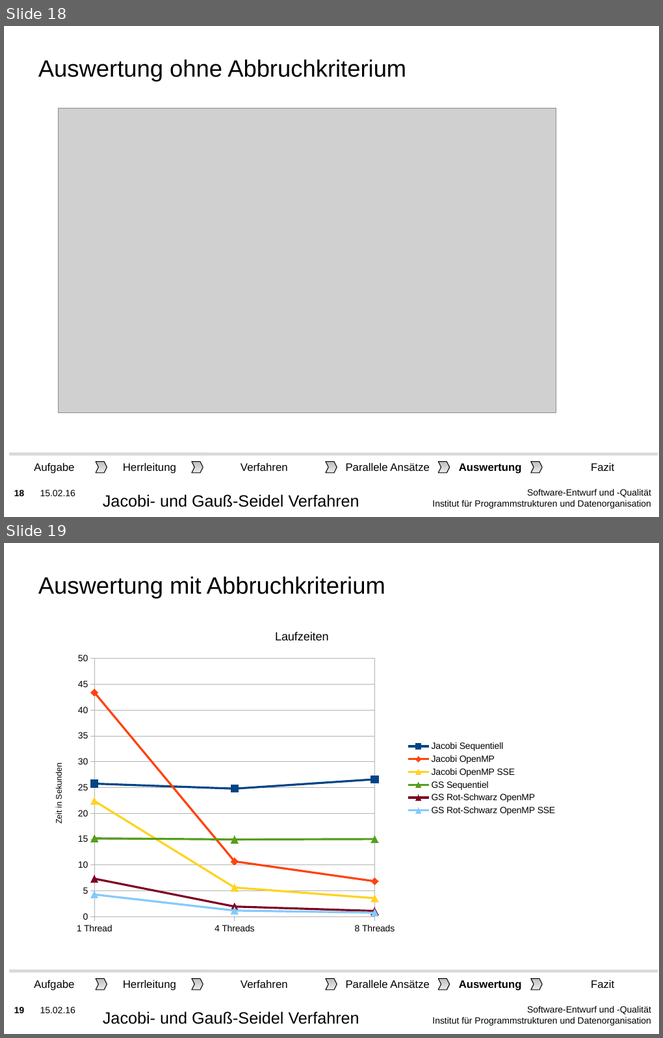
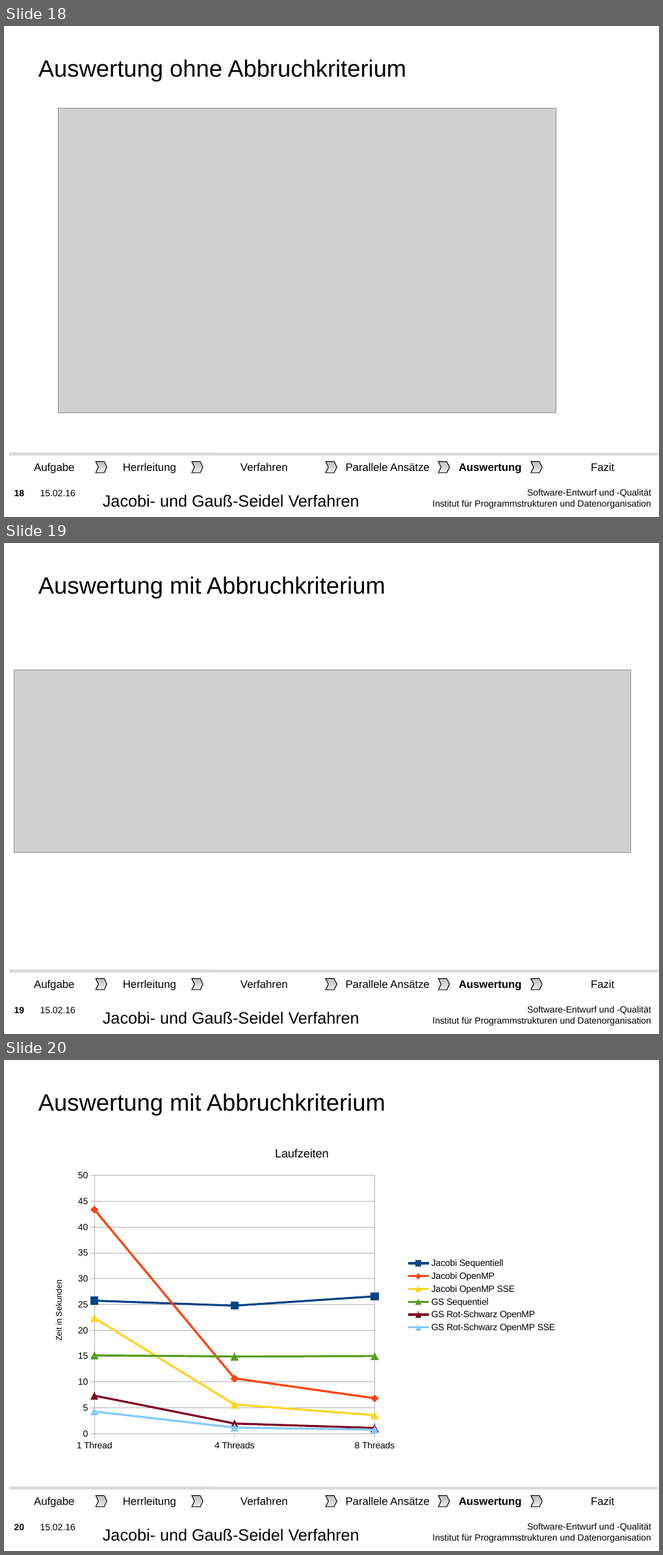
Before and after one commit to lutteropp/parallelDG, a slide deck: präsident/KIT-Masterslides-DE-SDQ.odp. Shown one above the other, each under a label of ours: slides 18 and 19 before the commit, slides 18, 19 and 20 after it. The pictures are 663x1038 and 663x1555 pixels, drawn with LibreOffice and Linux fonts; fonts in the diff are those of the drawing; grey boxes stand for pictures; background and template pictures are left out. Boxes give left, top, right and bottom in pixels: in the first picture for what was removed or moved away, otherwise in the second. Text is boxed around its words. In the diff, an @@ line names an element or a change of style, - is before the commit and + after.

```diff
--- a/präsident/KIT-Masterslides-DE-SDQ.odp
+++ b/präsident/KIT-Masterslides-DE-SDQ.odp
@@ slide 19 added at box(4, 543, 659, 1034), background picture (left out); not listed: 3 template elements that a slide beside it also shows @@
@@ title added at box(38, 576, 386, 598), 26 pt, text #000000 @@
+Auswertung mit Abbruchkriterium
@@ picture added at box(14, 670, 631, 852) @@
@@ group added at box(9, 971, 659, 995): 6 rectangles, 5 freeform shapes, 1 line @@
+Herrleitung
+Auswertung
+Verfahren
+Fazit
+Aufgabe
+Parallele Ansätze
@@ text added at box(103, 1012, 360, 1025), 18 pt, text #000000 @@
+Jacobi- und Gauß-Seidel Verfahren
@@ what was slide 19 is now slide 20 @@
@@ page number at box(14, 1524, 25, 1531): text changed @@
-19
+20
```
Also in this commit, not shown: 1 other file.
